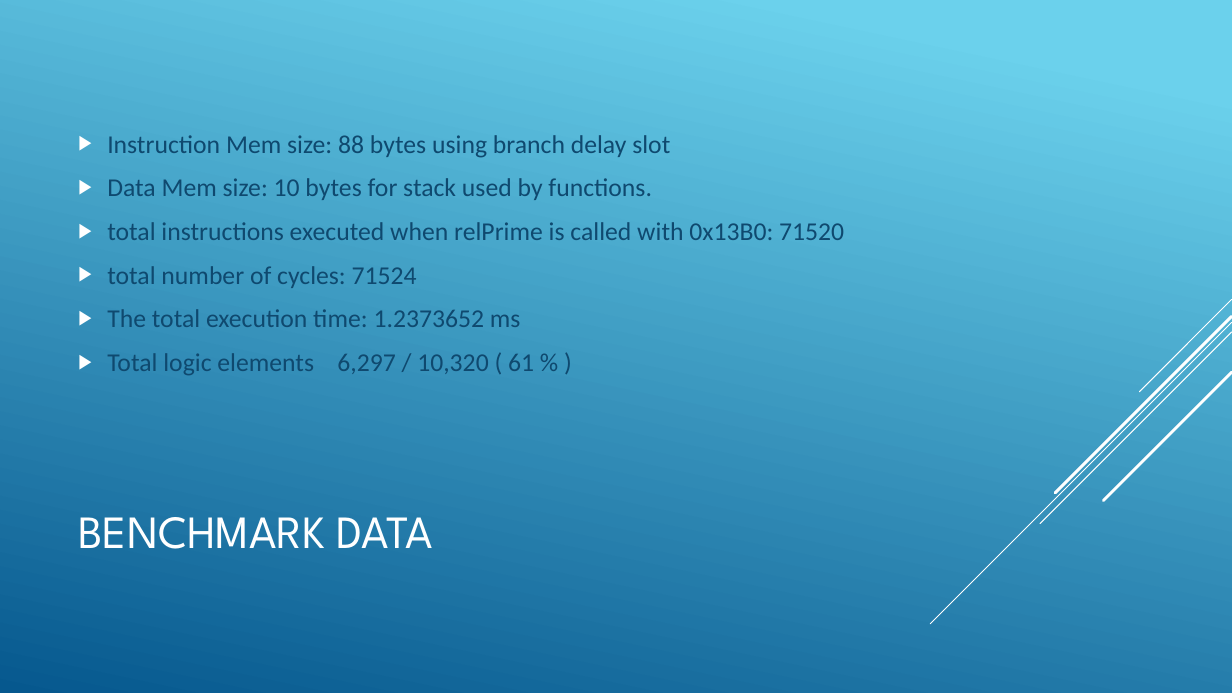
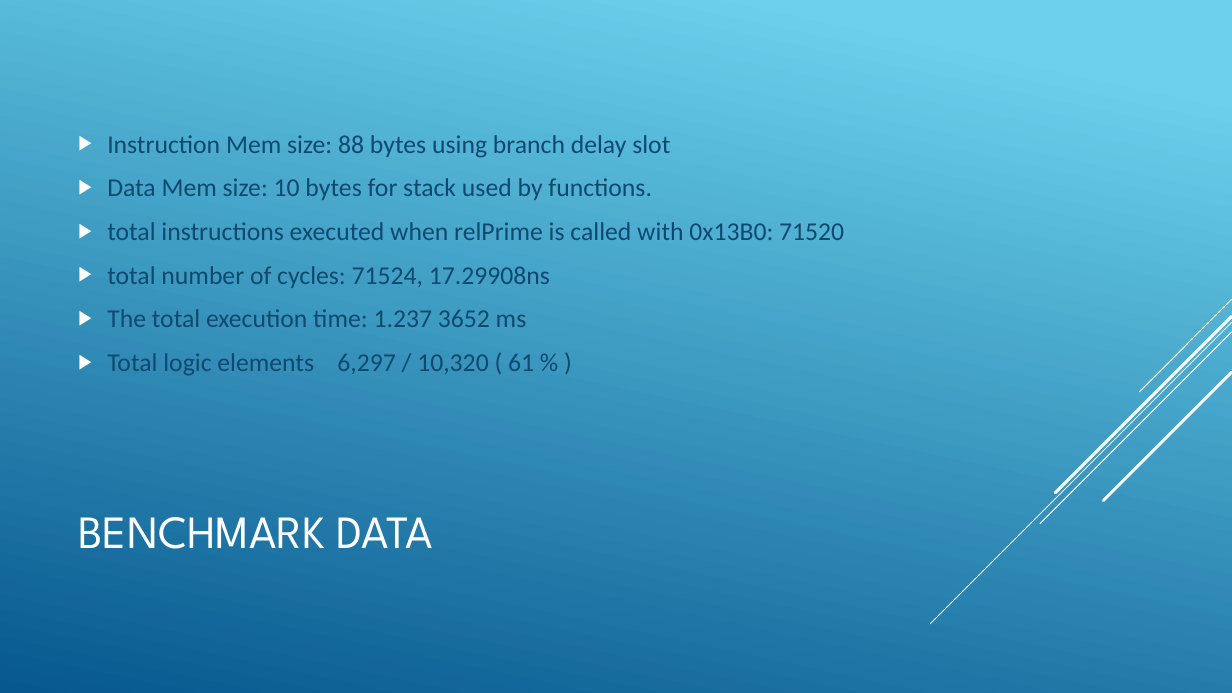
Before and after one commit to L0Xie-RHIT/MISC-V, a slide deck: slide 8 of FinalPresentation/Misk-V.pptx. Drawn at 1232x693 pixels with LibreOffice and Linux fonts; fonts in the diff are those of the drawing. Boxes give left, top, right and bottom in pixels: in the first picture for what was removed or moved away, otherwise in the second. Text is boxed around its words. In the diff, an @@ line names an element or a change of style, - is before the commit and + after.

Commit message:
final powerpoint updates

```diff
--- a/FinalPresentation/Misk-V.pptx
+++ b/FinalPresentation/Misk-V.pptx
@@ text at (107, 266, 550, 327): text changed @@
-▶ total number of cycles: 71524
-▶ The total execution time: 1.2373652 ms
+▶ total number of cycles: 71524, 17.29908ns
+▶ The total execution time: 1.237 3652 ms
```
